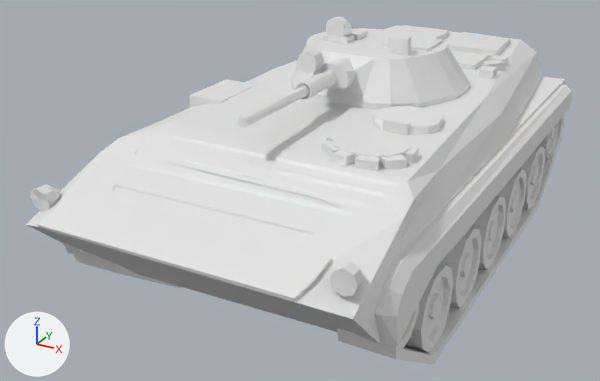
What one commit did to the glTF model web/public/pezzi/golan73_syrian_mech_0.glb.
The view is the same before and after, from a camera (50 mm lens) standing at (0.527, -1.118, 0.649) and looking at (-0.054, -0.062, 0.121). The axes (+X, +Y, +Z) are drawn at lower left. The lights are the same throughout. The picture after the commit comes second. Materials are left out; every surface is plain grey. Vertices at exactly the same position are counted once.

Objects in the first picture: 'geometry_0'.
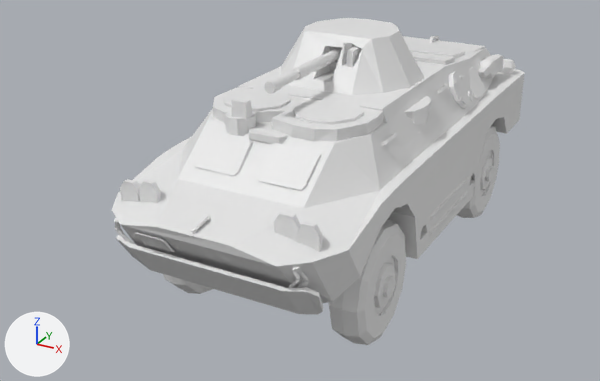
The change, as a diff of the scene's bpy script:
```diff
--- a/web/public/pezzi/golan73_syrian_mech_0.glb.py
+++ b/web/public/pezzi/golan73_syrian_mech_0.glb.py
@@ me_geometry_0 @@
 # used by ob_geometry_0; location = (0.0, 0.0, 0.0)
-me_geometry_0.from_pydata(...)  # 1547 vertices, 2844 faces; spans x -0.247..0.247, y -0.487..0.487, z 0.0..0.373
+me_geometry_0.from_pydata(...)  # 2184 vertices, 4074 faces; spans x -0.172..0.172, y -0.421..0.421, z 0.0..0.373
+# me_geometry_0 part 1: the loose piece of 189 vertices spanning x -0.247..0.247, y -0.487..0.487, z 0.001..0.271 is rebuilt with 198 vertices and now spans x -0.169..0.169, y -0.421..0.409, z 0.083..0.304
+# me_geometry_0 part 2: 47 loose pieces with 794 vertices, spanning x -0.234..0.233, y -0.454..0.462, z 0.008..0.373, are deleted
+# me_geometry_0 part 3: 564 vertices removed from x -0.241..0.233, y -0.376..0.477, z 0.0..0.337; 1986 vertices added at x -0.172..0.172, y -0.417..0.421, z 0.0..0.373
```

What differs and where, as boxes [x1, y1, x2, y2] in the pictures (600 x 381 px):
'geometry_0', reshaped (24% narrower): before [26, 17, 572, 364]; after [112, 18, 525, 345]
part 1 of me_geometry_0, rebuilt (24% narrower, 23% shorter): before [26, 25, 572, 364]; after [112, 43, 525, 303]
part 2 of me_geometry_0, deleted: before [30, 17, 559, 348]
part 3 of me_geometry_0, reshaped: before [74, 28, 555, 352]; after [114, 18, 516, 345]
